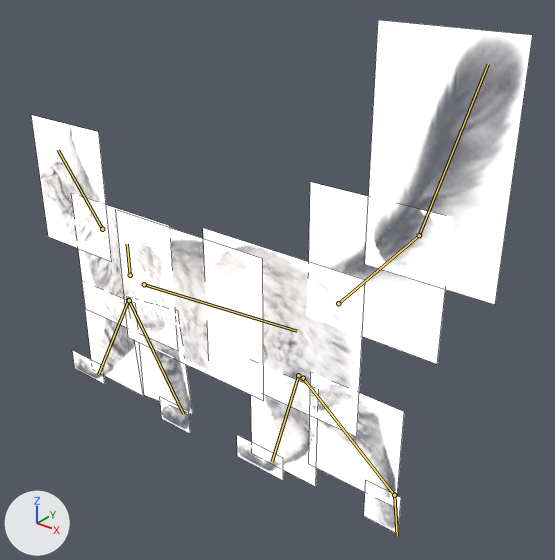
The FBX model Assets/Characters/Cat/cat.fbx: old version first, new version second.
Before and after are seen from a 50 mm camera at (3.19, -2.77, 2.94) aimed at (0.88, 0.11, 1.15). Every picture has the same lights, and +X, +Y and +Z are marked at lower left. Both versions are drawn at frame 21 of the action 'Idle'; the numbers are the values there. The bones that change are drawn over the model as lines. Mesh edges are drawn as thin lines.

Names of what the first picture shows: 'cat_0000.png', 'cat_0001.png', 'cat_0002.png', 'cat_0003.png', 'cat_0004.png', 'cat_0005.png', 'cat_0006.png', 'cat_0007.png', 'cat_0008.png', 'cat_0009.png', 'cat_0010.png', 'cat_0011.png', 'cat_0012.png', 'cat_0013.png'.
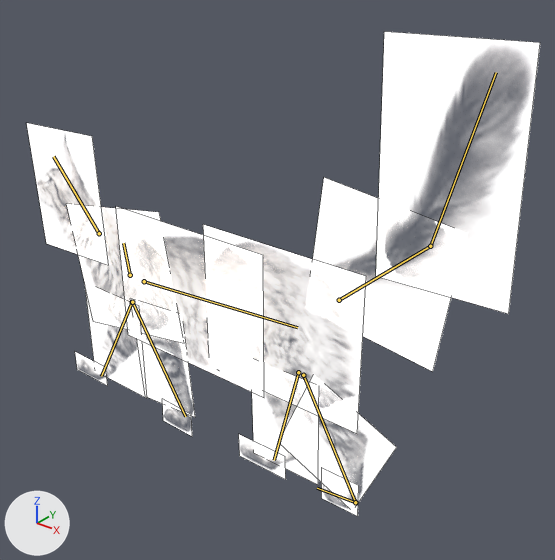
Where the change shows, as pixel boxes [x1, y1, x2, y2] in the pictures (555 x 560 px):
'cat_0005.png', posed: before [365, 20, 532, 304]; after [376, 32, 540, 314]
'cat_0004.png', posed: before [203, 228, 365, 437]; after [203, 224, 366, 434]
'cat_0002.png', posed: before [116, 210, 264, 401]; after [116, 207, 264, 398]
'cat_0003.png', posed (7% taller): before [308, 182, 445, 364]; after [311, 177, 454, 372]
'cat_0000.png', posed: before [31, 115, 112, 261]; after [27, 123, 109, 265]
'cat_0009.png', posed (24% wider): before [309, 378, 404, 508]; after [279, 376, 397, 509]
'cat_0001.png', posed (10% wider, 12% shorter): before [72, 194, 178, 351]; after [66, 204, 183, 342]
'cat_0008.png', posed: before [251, 361, 319, 487]; after [252, 361, 319, 485]
'cat_0006.png', posed: before [82, 284, 144, 396]; after [85, 287, 147, 398]
'cat_0007.png', posed: before [128, 298, 193, 414]; after [130, 298, 195, 417]
'cat_0013.png', posed (9% shorter): before [364, 481, 401, 534]; after [321, 468, 359, 516]
'cat_0010.png', posed: before [237, 435, 283, 480]; after [239, 434, 286, 479]
'cat_0012.png', posed: before [72, 350, 105, 384]; after [75, 352, 108, 386]
'cat_0011.png', posed: before [160, 397, 190, 434]; after [162, 399, 192, 436]
bone 'Bone', root to tip: before (130, 275) to (127, 244); after (130, 275) to (123, 243)
bone 'Bone.001', root to tip: before (144, 284) to (297, 331); after (144, 281) to (297, 327)
bone 'Bone.004', root to tip: before (338, 303) to (419, 235); after (339, 300) to (430, 246)
bone 'Bone.013', root to tip: before (419, 235) to (488, 64); after (430, 246) to (496, 72)
bone 'Bone.005', root to tip: before (298, 375) to (272, 461); after (298, 372) to (274, 460)
bone 'Bone.007', root to tip: before (303, 378) to (394, 495); after (303, 375) to (355, 502)
bone 'Bone.008', root to tip: before (394, 495) to (397, 536); after (355, 502) to (317, 488)
bone 'Bone.003', root to tip: before (102, 229) to (58, 150); after (99, 233) to (53, 156)
bone 'Bone.009', root to tip: before (128, 300) to (98, 374); after (132, 302) to (101, 376)
bone 'Bone.011', root to tip: before (129, 300) to (183, 414); after (132, 302) to (185, 416)

The edits, one by one:
Bone 'Bone' (bone_bone) turns from (0, 0, 0) to (0, 0, -10) degrees about its own x, y and z.
Bone 'Bone.001' (bone_bone_001) turns from (0, 0, 0) to (-10, 0, 0) degrees about its own x, y and z.
Bone 'Bone.004' (bone_bone_004) turns from (0, 0, 0) to (-7, 0, 0) degrees about its own x, y and z.
Bone 'Bone.013' (bone_bone_013) turns from (0, 0, 0) to (9, 0, 0) degrees about its own x, y and z.
Bone 'Bone.005' (bone_bone_005) turns from (0, 0, 0) to (-1, 0, 0) degrees about its own x, y and z.
Bone 'Bone.007' (bone_bone_007) turns from (0, 0, 0) to (-23, 0, 0) degrees about its own x, y and z.
Bone 'Bone.008' (bone_bone_008) turns from (0, 0, 0) to (-65, 0, 0) degrees about its own x, y and z.
Bone 'Bone.003' (bone_bone_003) turns from (0, 0, 0) to (8, 0, 0) degrees about its own x, y and z.
Bone 'Bone.009' (bone_bone_009) turns from (0, 0, 0) to (10, 0, 0) degrees about its own x, y and z.
Bone 'Bone.011' (bone_bone_011) turns from (0, 0, 0) to (-11, 0, 0) degrees about its own x, y and z.
